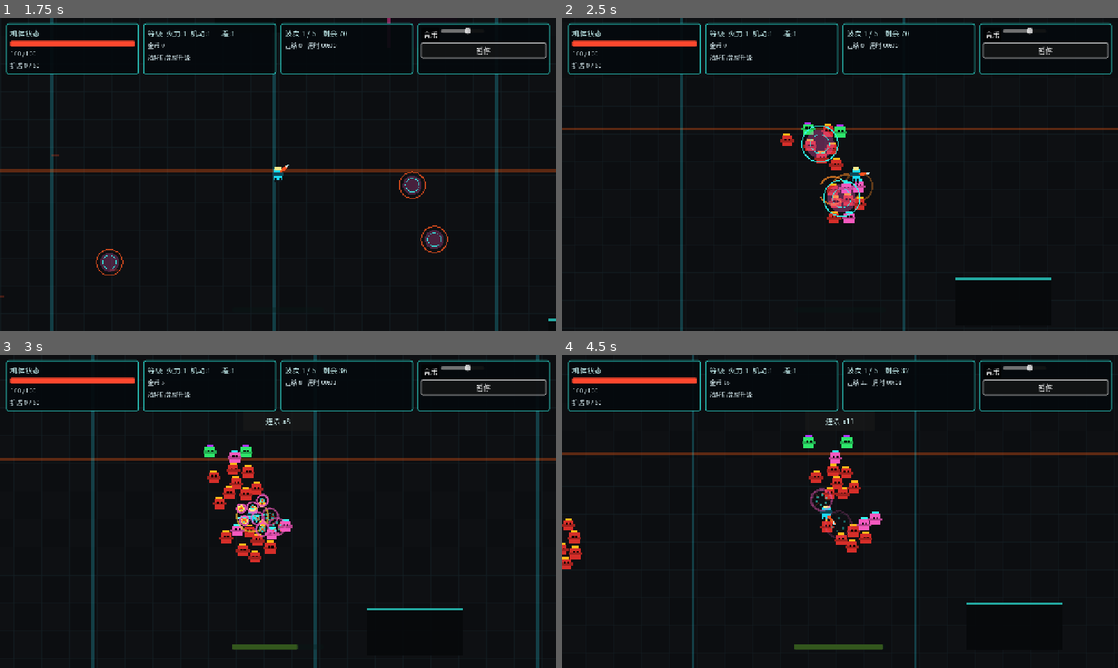
Above: before the commit, frames 1-4 (two rows, left to right).
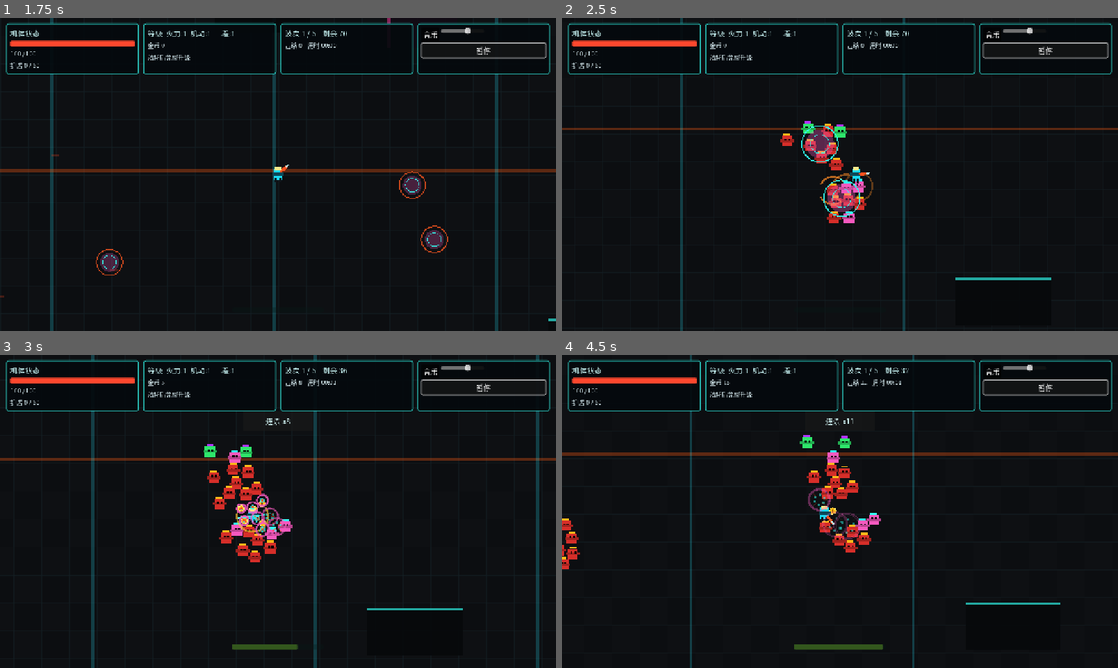
Above: after the commit, the same moments.

Repository: xiejiamincyq/2d-game
Game: Godot game, scene res://scenes/Main.tscn
Same seed, same stepped clock (60 frames per second), same inputs: the game is played once before the commit and once after it.
Inputs (mouse positions are in pixels of both pictures, inside the frame that each line leads up to):
- Up to frame 1 (1.75 s): click "开始清剿" at 0.5 s; click "音乐" at 1.25 s
- Up to frame 2 (2.5 s): tap Enter at 2 s; move the mouse to (962, 158) at 2.02 s; hold D (move_right) from 2.03 s (still down); right-click (962, 158) at 2.1 s; tap Space at 2.27 s
- Up to frame 3 (3 s): move the mouse to (166, 527) at 2.77 s; release D (move_right) at 2.78 s; hold S (move_down) from 2.78 s (still down); right-click (166, 527) at 2.85 s
- Up to frame 4 (4.5 s): tap Space at 3.02 s; release S (move_down) at 3.5 s; click "继续" at 3.5 s; click "继续清剿" at 4.25 s

Frame 1 is identical in both runs. In frame 2, less than 0.1% of the frame differs, in the area x 43-46%, y 32-38%; in frame 3, less than 0.1%; in frame 4, 2.7%, in the area x 0-100%, y 0-100%.

Commit message:
feat: add Overseer tentacle melee attacks

Diff:
--- a/scripts/actors/OverseerBoss.gd
+++ b/scripts/actors/OverseerBoss.gd
@@ -15,6 +15,7 @@
 
 const DamageTypes = preload("res://scripts/components/DamageTypes.gd")
 const HealthComponentScript = preload("res://scripts/components/HealthComponent.gd")
+const TentacleAttackScript = preload("res://scripts/components/TentacleAttack.gd")
 
 const DISPLAY_NAME := "深渊监工 / OVERSEER"
 const BODY_RADIUS := 56.0
@@ -35,14 +36,36 @@
 var world_bounds := Rect2()
 var flash_timer := 0.0
 var death_resolved := false
+var tentacle_attack: Node
 
 func setup(_wave_index: int, projectiles: Node, target: Node2D = null) -> void:
 	projectile_parent = projectiles
 	target_player = target
+	tentacle_attack = TentacleAttackScript.new()
+	tentacle_attack.name = "TentacleAttack"
+	tentacle_attack.configure(self, target_player, projectile_parent)
+	add_child(tentacle_attack)
 	health = HealthComponentScript.new()
 	health.max_health = BASE_MAX_HEALTH
 	health.health_changed.connect(_on_health_component_changed)
 	add_child(health)
+
+func get_tentacle_attack() -> Node:
+	return tentacle_attack
+
+func start_tentacle_sweep(target_position: Vector2) -> bool:
+	return tentacle_attack != null and tentacle_attack.start_sweep(target_position)
+
+func start_tentacle_slam(target_positions: Array[Vector2]) -> bool:
+	return tentacle_attack != null and tentacle_attack.start_slam(target_positions)
+
+func advance_tentacle_attack(delta: float) -> void:
+	if tentacle_attack != null:
+		tentacle_attack.advance_attack(delta)
+
+func cancel_tentacle_attack() -> void:
+	if tentacle_attack != null:
+		tentacle_attack.cancel_attack()
 
 func _ready() -> void:
 	add_to_group(&"enemies")
@@ -122,6 +145,7 @@
 	if death_resolved:
 		return
 	death_resolved = true
+	cancel_tentacle_attack()
 	velocity = Vector2.ZERO
 	set_physics_process(false)
 	died.emit(self, coin_value, source)
--- /dev/null
+++ b/scripts/components/TentacleAttack.gd
@@ -0,0 +1,222 @@
+extends Node2D
+class_name TentacleAttack
+
+const ProjectileScript = preload("res://scripts/components/Projectile.gd")
+
+const WARNING_COLOR := Color("ff571f")
+const SWEEP_WARNING_SECONDS := 0.65
+const SWEEP_ACTIVE_SECONDS := 0.22
+const SWEEP_RANGE := 300.0
+const SWEEP_ARC_DEGREES := 78.0
+const SWEEP_DAMAGE := 18.0
+const SLAM_WARNING_SECONDS := 0.75
+const SLAM_DIAMETER := 90.0
+const SLAM_RADIUS := SLAM_DIAMETER * 0.5
+const SLAM_DAMAGE := 20.0
+const SLAM_CHANNEL_WIDTH := 70.0
+const SLAM_TARGET_SPACING := SLAM_DIAMETER + SLAM_CHANNEL_WIDTH
+const SLAM_PROJECTILE_COUNT := 6
+const SLAM_PROJECTILE_SPEED := 105.0
+const SLAM_PROJECTILE_DAMAGE := 6.0
+
+enum AttackKind { NONE, SWEEP, SLAM }
+enum AttackStage { IDLE, WARNING, ACTIVE }
+
+var boss: Node2D
+var target_player: Node2D
+var projectile_parent: Node
+var attack_kind := AttackKind.NONE
+var attack_stage := AttackStage.IDLE
+var elapsed := 0.0
+var sweep_angle := 0.0
+var sweep_hit_player := false
+var slam_targets: Array[Vector2] = []
+var owned_projectiles: Array[Node] = []
+
+func configure(owner_boss: Node2D, target: Node2D, projectiles: Node) -> void:
+	boss = owner_boss
+	target_player = target
+	projectile_parent = projectiles
+
+func _ready() -> void:
+	set_physics_process(false)
+	queue_redraw()
+
+func _physics_process(delta: float) -> void:
+	advance_attack(delta)
+
+func start_sweep(target_position: Vector2) -> bool:
+	if not _can_start_attack():
+		return false
+	var direction := target_position - boss.global_position
+	if direction.length_squared() <= 0.0001:
+		direction = Vector2.RIGHT
+	sweep_angle = direction.angle()
+	sweep_hit_player = false
+	attack_kind = AttackKind.SWEEP
+	attack_stage = AttackStage.WARNING
+	elapsed = 0.0
+	set_physics_process(true)
+	queue_redraw()
+	return true
+
+func start_slam(target_positions: Array[Vector2]) -> bool:
+	if not _can_start_attack() or not _are_valid_slam_targets(target_positions):
+		return false
+	slam_targets.assign(target_positions)
+	attack_kind = AttackKind.SLAM
+	attack_stage = AttackStage.WARNING
+	elapsed = 0.0
+	set_physics_process(true)
+	queue_redraw()
+	return true
+
+func make_slam_targets(anchor: Vector2, count: int = 3) -> Array[Vector2]:
+	var resolved_count := clampi(count, 2, 3)
+	var outward := anchor - boss.global_position if is_instance_valid(boss) else Vector2.RIGHT
+	var axis := outward.normalized().orthogonal() if outward.length_squared() > 0.0001 else Vector2.DOWN
+	var result: Array[Vector2] = []
+	var center_offset := (float(resolved_count) - 1.0) * 0.5
+	for index in range(resolved_count):
+		result.append(anchor + axis * (float(index) - center_offset) * SLAM_TARGET_SPACING)
+	return result
+
+func advance_attack(delta: float) -> void:
+	if not is_attacking() or delta <= 0.0:
+		return
+	elapsed += delta
+	if attack_stage == AttackStage.WARNING:
+		var warning_duration := SWEEP_WARNING_SECONDS if attack_kind == AttackKind.SWEEP else SLAM_WARNING_SECONDS
+		if elapsed < warning_duration:
+			queue_redraw()
+			return
+		elapsed -= warning_duration
+		attack_stage = AttackStage.ACTIVE
+		if attack_kind == AttackKind.SLAM:
+			_resolve_slam()
+			_finish_attack()
+			return
+	if attack_kind == AttackKind.SWEEP:
+		_try_sweep_hit()
+		if elapsed >= SWEEP_ACTIVE_SECONDS:
+			_finish_attack()
+	queue_redraw()
+
+func cancel_attack() -> void:
+	attack_kind = AttackKind.NONE
+	attack_stage = AttackStage.IDLE
+	elapsed = 0.0
+	slam_targets.clear()
+	sweep_hit_player = false
+	set_physics_process(false)
+	cleanup_projectiles()
+	queue_redraw()
+
+func cleanup_projectiles() -> void:
+	for shot in owned_projectiles:
+		if is_instance_valid(shot):
+			shot.queue_free()
+	owned_projectiles.clear()
+
+func is_attacking() -> bool:
+	return attack_kind != AttackKind.NONE
+
+func is_point_in_sweep(world_point: Vector2) -> bool:
+	if not is_instance_valid(boss):
+		return false
+	var offset := world_point - boss.global_position
+	if offset.length() > SWEEP_RANGE:
+		return false
+	return absf(wrapf(offset.angle() - sweep_angle, -PI, PI)) <= deg_to_rad(SWEEP_ARC_DEGREES * 0.5)
+
+func get_slam_targets() -> Array[Vector2]:
+	return slam_targets.duplicate()
+
+func get_projectile_group() -> StringName:
+	var owner_id := boss.get_instance_id() if is_instance_valid(boss) else 0
+	return StringName("boss_tentacle_projectiles_%d" % owner_id)
+
+func _can_start_attack() -> bool:
+	return not is_attacking() and is_instance_valid(boss)
+
+func _are_valid_slam_targets(target_positions: Array[Vector2]) -> bool:
+	if target_positions.size() < 2 or target_positions.size() > 3:
+		return false
+	for first in range(target_positions.size()):
+		for second in range(first + 1, target_positions.size()):
+			if target_positions[first].distance_to(target_positions[second]) < SLAM_TARGET_SPACING:
+				return false
+	return true
+
+func _try_sweep_hit() -> void:
+	if sweep_hit_player or not is_instance_valid(target_player):
+		return
+	if is_point_in_sweep(target_player.global_position) and target_player.has_method("take_damage"):
+		target_player.take_damage(SWEEP_DAMAGE)
+		sweep_hit_player = true
+
+func _resolve_slam() -> void:
+	for target_position in slam_targets:
+		if (
+			is_instance_valid(target_player)
+			and target_player.global_position.distance_to(target_position) <= SLAM_RADIUS
+			and target_player.has_method("take_damage")
+		):
+			target_player.take_damage(SLAM_DAMAGE)
+		_spawn_slam_projectiles(target_position)
+
+func _spawn_slam_projectiles(origin: Vector2) -> void:
+	if not is_instance_valid(projectile_parent):
+		return
+	for index in range(SLAM_PROJECTILE_COUNT):
+		var shot := ProjectileScript.new()
+		shot.global_position = origin
+		shot.velocity = Vector2.RIGHT.rotated(TAU * float(index) / float(SLAM_PROJECTILE_COUNT)) * SLAM_PROJECTILE_SPEED
+		shot.damage = SLAM_PROJECTILE_DAMAGE
+		shot.target_group = &"player"
+		shot.tint = WARNING_COLOR
+		shot.radius = 5.0
+		shot.lifetime = 3.0
+		shot.set_meta(&"boss_owner_id", boss.get_instance_id())
+		shot.add_to_group(get_projectile_group())
+		owned_projectiles.append(shot)
+		projectile_parent.add_child(shot)
+
+func _finish_attack() -> void:
+	attack_kind = AttackKind.NONE
+	attack_stage = AttackStage.IDLE
+	elapsed = 0.0
+	slam_targets.clear()
+	set_physics_process(false)
+	queue_redraw()
+
+func _exit_tree() -> void:
+	cancel_attack()
+
+func _draw() -> void:
+	if attack_stage == AttackStage.IDLE:
+		return
+	if attack_kind == AttackKind.SWEEP:
+		_draw_sweep()
+	elif attack_kind == AttackKind.SLAM:
+		_draw_slam()
+
+func _draw_sweep() -> void:
+	var half_arc := deg_to_rad(SWEEP_ARC_DEGREES * 0.5)
+	var points := PackedVector2Array([Vector2.ZERO])
+	for index in range(25):
+		var angle := sweep_angle - half_arc + (half_arc * 2.0 * float(index) / 24.0)
+		points.append(Vector2.RIGHT.rotated(angle) * SWEEP_RANGE)
+	var fill_alpha := 0.18 if attack_stage == AttackStage.WARNING else 0.38
+	draw_colored_polygon(points, Color(WARNING_COLOR, fill_alpha))
+	draw_arc(Vector2.ZERO, SWEEP_RANGE, sweep_angle - half_arc, sweep_angle + half_arc, 24, Color(WARNING_COLOR, 0.9), 3.0)
+	draw_line(Vector2.ZERO, Vector2.RIGHT.rotated(sweep_angle - half_arc) * SWEEP_RANGE, Color(WARNING_COLOR, 0.75), 2.0)
+	draw_line(Vector2.ZERO, Vector2.RIGHT.rotated(sweep_angle + half_arc) * SWEEP_RANGE, Color(WARNING_COLOR, 0.75), 2.0)
+
+func _draw_slam() -> void:
+	for world_target in slam_targets:
+		var local_target := to_local(world_target)
+		draw_circle(local_target, SLAM_RADIUS, Color(WARNING_COLOR, 0.16))
+		draw_arc(local_target, SLAM_RADIUS, 0.0, TAU, 36, Color(WARNING_COLOR, 0.92), 3.0)
+		draw_line(local_target - Vector2(12.0, 0.0), local_target + Vector2(12.0, 0.0), Color(WARNING_COLOR, 0.8), 2.0)
+		draw_line(local_target - Vector2(0.0, 12.0), local_target + Vector2(0.0, 12.0), Color(WARNING_COLOR, 0.8), 2.0)
--- /dev/null
+++ b/scripts/tests/BossTentacleTest.gd
@@ -0,0 +1,139 @@
+extends SceneTree
+
+const OverseerBossScript = preload("res://scripts/actors/OverseerBoss.gd")
+const TentacleAttackScript = preload("res://scripts/components/TentacleAttack.gd")
+
+class DamageTarget:
+	extends CharacterBody2D
+	var damage_events: Array[float] = []
+
+	func _ready() -> void:
+		add_to_group(&"player")
+
+	func take_damage(amount: float, _source: StringName = &"generic") -> bool:
+		damage_events.append(amount)
+		return true
+
+var assertions := 0
+
+func _assert_true(condition: bool, message: String) -> bool:
+	assertions += 1
+	if condition:
+		return true
+	push_error("TEST FAIL: BossTentacleTest: " + message)
+	quit(1)
+	return false
+
+func _initialize() -> void:
+	var fixture := Node2D.new()
+	root.add_child(fixture)
+	var projectiles := Node2D.new()
+	fixture.add_child(projectiles)
+	var player := DamageTarget.new()
+	fixture.add_child(player)
+	player.global_position = Vector2(240.0, 0.0)
+
+	var boss: Node2D = OverseerBossScript.new()
+	fixture.add_child(boss)
+	boss.global_position = Vector2.ZERO
+	boss.setup(1, projectiles, player)
+	await process_frame
+	boss.set_physics_process(false)
+	var attack: Node = boss.get_tentacle_attack()
+	attack.set_physics_process(false)
+
+	if not _assert_true(attack != null, "OverseerBoss did not expose its TentacleAttack component"):
+		return
+	if not _assert_true(
+		is_equal_approx(attack.SWEEP_WARNING_SECONDS, 0.65)
+		and is_equal_approx(attack.SWEEP_RANGE, 300.0)
+		and is_equal_approx(attack.SWEEP_ARC_DEGREES, 78.0)
+		and is_equal_approx(attack.SWEEP_DAMAGE, 18.0),
+		"sweep combat constants did not match the contract"
+	):
+		return
+	if not _assert_true(boss.start_tentacle_sweep(player.global_position), "Boss rejected a valid sweep start"):
+		return
+	attack.advance_attack(0.64)
+	if not _assert_true(player.damage_events.is_empty(), "sweep damaged during its warning"):
+		return
+	if not _assert_true(attack.is_point_in_sweep(player.global_position), "sweep warning geometry excluded a visibly warned point"):
+		return
+	player.global_position = Vector2(0.0, 240.0)
+	attack.advance_attack(0.02)
+	attack.advance_attack(attack.SWEEP_ACTIVE_SECONDS)
+	if not _assert_true(player.damage_events.is_empty(), "player could not evade by leaving the warned sweep sector"):
+		return
+
+	player.global_position = Vector2(240.0, 0.0)
+	boss.start_tentacle_sweep(player.global_position)
+	attack.advance_attack(attack.SWEEP_WARNING_SECONDS + 0.01)
+	attack.advance_attack(0.08)
+	if not _assert_true(player.damage_events == [18.0], "sweep did not hit once for 18 damage"):
+		return
+	attack.advance_attack(attack.SWEEP_ACTIVE_SECONDS)
+	if not _assert_true(player.damage_events == [18.0], "one sweep hit the player more than once"):
+		return
+
+	player.damage_events.clear()
+	var locked_targets: Array[Vector2] = attack.make_slam_targets(Vector2(210.0, 30.0), 3)
+	if not _assert_true(locked_targets.size() == 3, "slam did not lock three target points"):
+		return
+	for first in range(locked_targets.size()):
+		for second in range(first + 1, locked_targets.size()):
+			if not _assert_true(
+				locked_targets[first].distance_to(locked_targets[second]) >= 160.0,
+				"slam markers left less than a 70px edge-to-edge channel"
+			):
+				return
+	player.global_position = locked_targets[1]
+	if not _assert_true(boss.start_tentacle_slam(locked_targets), "Boss rejected valid slam targets"):
+		return
+	var warning_targets: Array[Vector2] = attack.get_slam_targets()
+	attack.advance_attack(0.74)
+	if not _assert_true(player.damage_events.is_empty() and projectiles.get_child_count() == 0, "slam damaged or spawned projectiles during warning"):
+		return
+	player.global_position += Vector2(300.0, 0.0)
+	if not _assert_true(attack.get_slam_targets() == warning_targets, "slam targets tracked the player after lock-on"):
+		return
+	attack.advance_attack(0.02)
+	if not _assert_true(player.damage_events.is_empty(), "player could not evade a locked slam marker"):
+		return
+	if not _assert_true(projectiles.get_child_count() == 18, "three slam markers did not emit exactly six projectiles each"):
+		return
+	for shot in projectiles.get_children():
+		if not _assert_true(
+			shot.is_in_group(attack.get_projectile_group())
+			and int(shot.get_meta(&"boss_owner_id", 0)) == boss.get_instance_id(),
+			"slam projectile was missing Boss ownership cleanup metadata"
+		):
+			return
+
+	player.global_position = locked_targets[1]
+	var slam_hit_targets: Array[Vector2] = attack.make_slam_targets(player.global_position, 2)
+	player.global_position = slam_hit_targets[0]
+	boss.start_tentacle_slam(slam_hit_targets)
+	attack.advance_attack(attack.SLAM_WARNING_SECONDS)
+	if not _assert_true(player.damage_events == [20.0], "slam did not hit a marked point for 20 damage"):
+		return
+	if not _assert_true(projectiles.get_child_count() == 30, "two slam markers did not add exactly twelve projectiles"):
+		return
+
+	var cancel_targets: Array[Vector2] = attack.make_slam_targets(Vector2(100.0, 100.0), 2)
+	boss.start_tentacle_slam(cancel_targets)
+	boss.cancel_tentacle_attack()
+	attack.advance_attack(attack.SLAM_WARNING_SECONDS + 0.1)
+	await process_frame
+	if not _assert_true(projectiles.get_child_count() == 0 and not attack.is_attacking(), "cancel left pending damage or owned projectiles"):
+		return
+
+	boss.take_damage(float(boss.health.max_health))
+	await process_frame
+	await process_frame
+	if not _assert_true(projectiles.get_child_count() == 0, "Boss death did not clean up owned slam projectiles"):
+		return
+
+	fixture.queue_free()
+	await process_frame
+	print("TEST PASS: BossTentacleTest %d" % assertions)
+	quit(0)
